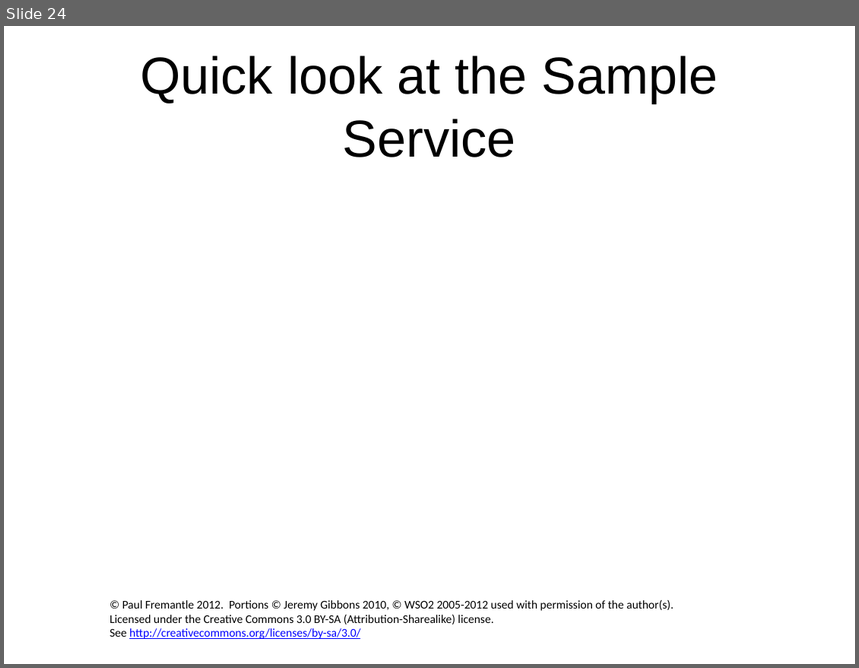
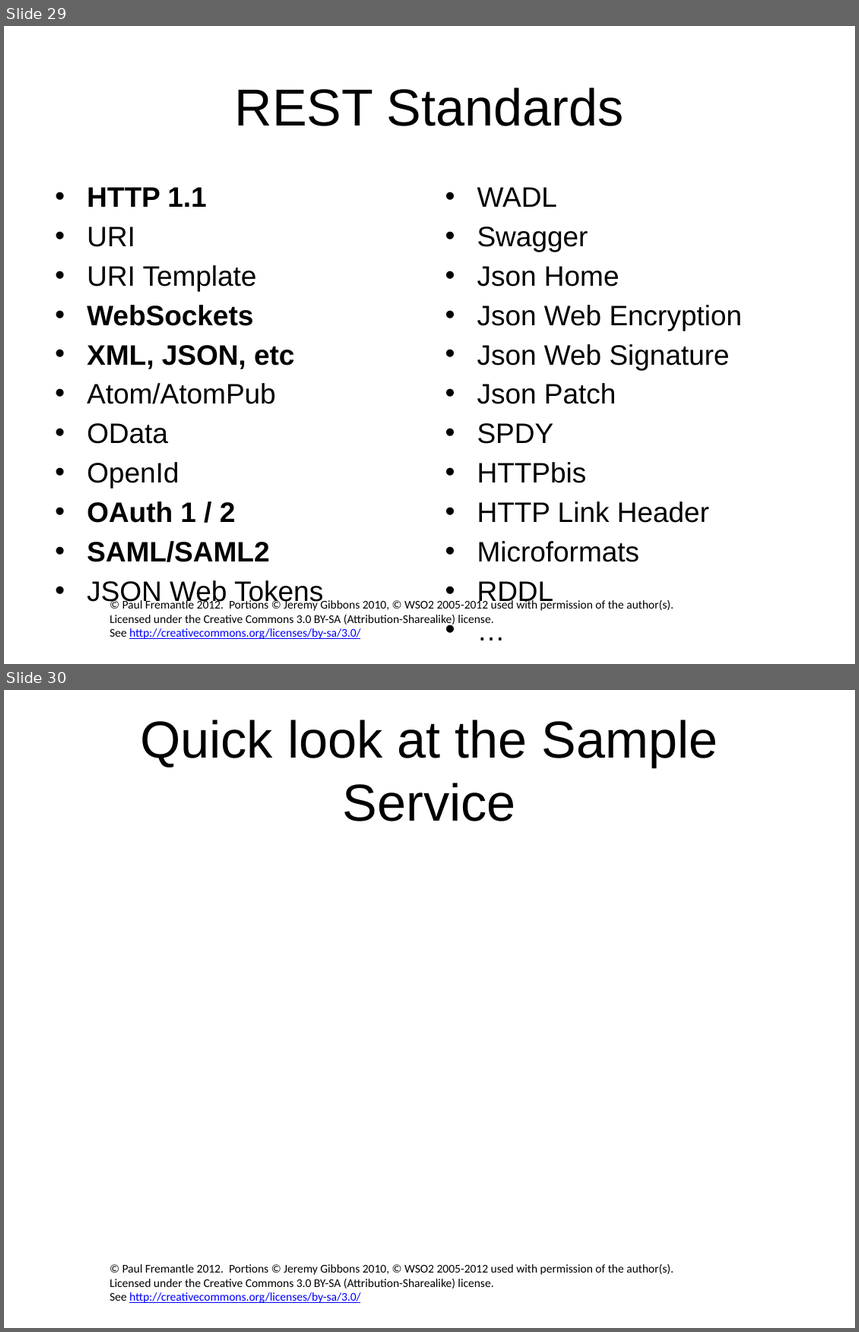
Before and after one commit to pzfreo/ox-soa-old, a slide deck: presentations/02-REST-Introduction.pptx. Shown one above the other, each under a label of ours: slide 24 before the commit, slides 29 and 30 after it. The pictures are 859x668 and 859x1332 pixels, drawn with LibreOffice and Linux fonts; fonts in the diff are those of the drawing; background and template pictures are left out. Boxes give left, top, right and bottom in pixels: in the first picture for what was removed or moved away, otherwise in the second. Text is boxed around its words. In the diff, an @@ line names an element or a change of style, - is before the commit and + after.

```diff
--- a/presentations/02-REST-Introduction.pptx
+++ b/presentations/02-REST-Introduction.pptx
@@ slide 29 added at box(4, 26, 855, 664), background #FFFFFF; not listed: 1 template element that a slide beside it also shows @@
@@ title added at box(235, 88, 624, 126), 44 pt, text #000000 @@
+REST Standards
@@ text added at box(87, 187, 323, 607), 23.8 pt, text #000000 @@
+• HTTP 1.1
+• URI
+• URI Template
+• WebSockets
+• XML, JSON, etc
+• Atom/AtomPub
+• OData
+• OpenId
+• OAuth 1 / 2
+• SAML/SAML2
+• JSON Web Tokens
@@ text added at box(477, 187, 743, 607), 23.8 pt, text #000000 @@
+• WADL
+• Swagger
+• Json Home
+• Json Web Encryption
+• Json Web Signature
+• Json Patch
+• SPDY
+• HTTPbis
+• HTTP Link Header
+• Microformats
+• RDDL
+• …
@@ what was slide 24 is now slide 30 @@
```
Also in this commit, not shown: 1 slide changed, 5 other slides added, 1 other file.
